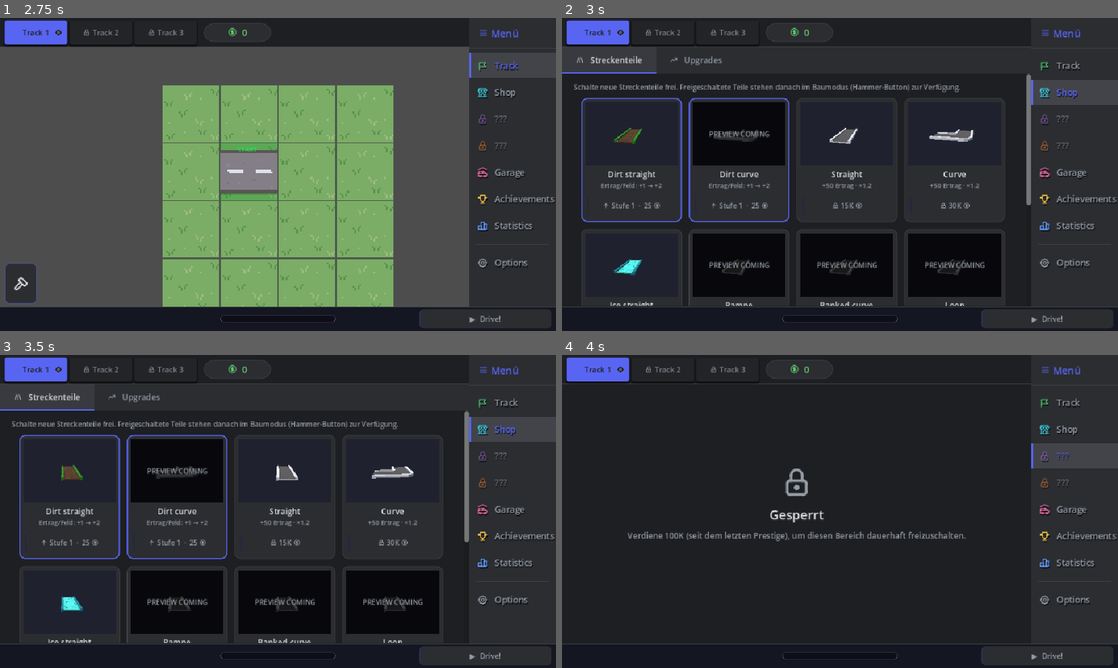
Above: before the commit, frames 1-4 (two rows, left to right).
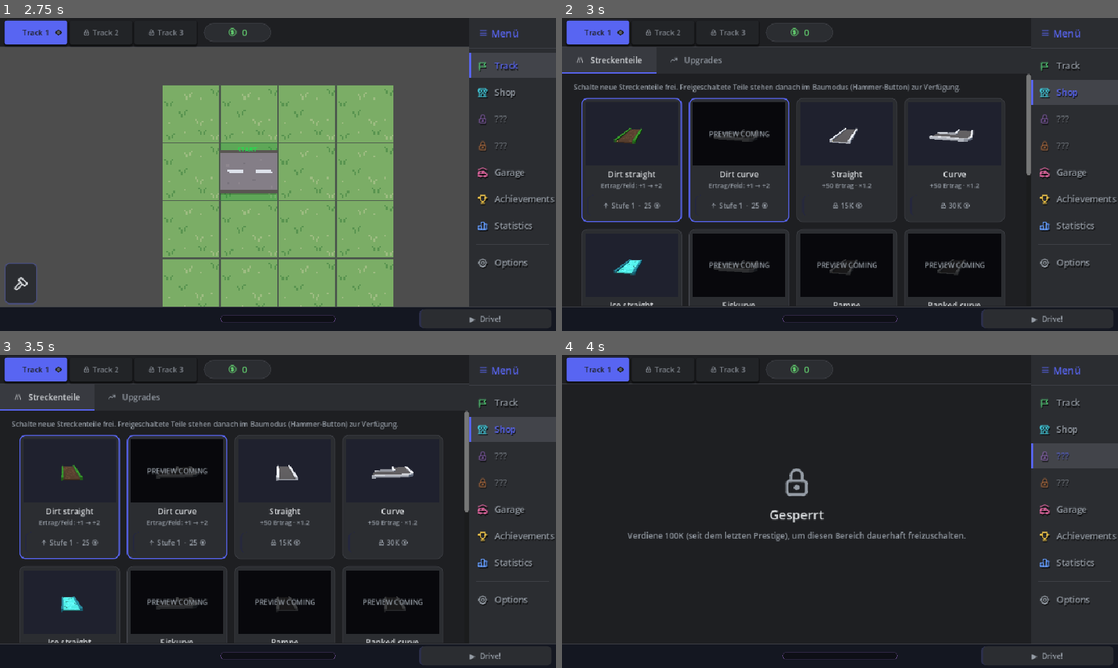
Above: after the commit, the same moments.

Repository: CivoAA/race-game
Game: Godot game, scene res://scenes/MainMenu.tscn
Same seed, same stepped clock (60 frames per second), same inputs: the game is played once before the commit and once after it.
Inputs:
- Up to frame 1 (2.75 s): click "PLAY" at 0.5 s; click "Track 1" at 1.25 s; click "" at 2 s
- Up to frame 2 (3 s): click "" at 2.75 s
- Up to frame 3 (3.5 s): no input
- Up to frame 4 (4 s): click "" at 3.5 s

Frame 1 is identical in both runs. In frame 2, 0.4% of the frame differs, in the area x 27-85%, y 49-92%; in frame 3, 0.4%; in frame 4, nothing differs.

Commit message:
ice_curve

Diff:
--- a/scripts/Economy.gd
+++ b/scripts/Economy.gd
@@ -470,6 +470,7 @@
 	"def_straight": 15000,
 	"def_curve":    30000,
 	"ice":          500000,
+	"ice_curve":    525000,    # Eiskurve: 5 % teurer als die Eisgerade (auch beim Freischalten)
 	"ramp":         25000000,
 	"wall":         500000000,
 	"loop":         15000000000,
--- a/scripts/GlobalModal.gd
+++ b/scripts/GlobalModal.gd
@@ -614,6 +614,7 @@
 		{"name": "Gerade",       "key": "def_straight","model": Paths.MODEL_TRACK_STRAIGHT_DEFAULT, "desc": "+50 Ertrag · ×1.2", "upgrade": "straightbonus", "field_earn_base": 50},
 		{"name": "Kurve",        "key": "def_curve",   "model": Paths.MODEL_TRACK_CURVE_DEFAULT,    "desc": "+50 Ertrag · ×1.2", "upgrade": "curvebonus", "field_earn_base": 50},
 		{"name": "Eisgerade",    "key": "ice",         "model": Paths.MODEL_TRACK_STRAIGHT_ICE,     "desc": "Speed-Boost · kein Geld", "upgrade": "icebonus", "field_earn_base": 0},
+		{"name": "Eiskurve",     "key": "ice_curve",   "model": Paths.MODEL_TRACK_CURVE_DEFAULT,    "film": true, "desc": "Speed-Boost · kein Geld", "upgrade": "icebonus", "field_earn_base": 0},
 		{"name": "Rampe",        "key": "ramp",        "model": "",                                 "desc": "Sprung ×2 · Kreuzung", "upgrade": "rampbonus", "field_earn_base": int(Economy.RAMP_BASE_EARN)},
 		{"name": "Steilwandkurve","key": "wall",       "model": "",                                 "desc": "180°-Wall-Ride · Geld + Speed", "upgrade": "wallbonus", "field_earn_base": 0},
 		{"name": "Looping",      "key": "loop",        "model": "",                                 "desc": "×2 · verdoppelt andere ×", "upgrade": "loopbonus", "field_earn_base": 0},
--- a/scripts/Main.gd
+++ b/scripts/Main.gd
@@ -50,7 +50,7 @@
 	{"tier": "default", "type": "straight", "name": "Gerade",       "key": "def_straight","unlock": 15000,  "base_price": 3000,   "growth": 4.0, "upgrade": "straightbonus"},
 	{"tier": "default", "type": "curve",    "name": "Kurve",        "key": "def_curve",   "unlock": 30000,  "base_price": 3000,   "growth": 2.33, "upgrade": "curvebonus"},
 	{"tier": "ice",     "type": "ice",      "name": "Eisgerade",    "key": "ice",         "unlock": 500000, "base_price": 100000,  "growth": 3.5, "upgrade": "icebonus"},
-	{"tier": "ice",     "type": "ice_curve","name": "Eiskurve",     "key": "ice",         "unlock": 500000, "base_price": 105000,  "growth": 3.5, "upgrade": "icebonus"},
+	{"tier": "ice",     "type": "ice_curve","name": "Eiskurve",     "key": "ice_curve",   "unlock": 525000, "base_price": 105000,  "growth": 3.5, "upgrade": "icebonus"},
 	{"tier": "ramp",    "type": "ramp",     "name": "Rampe",        "key": "ramp",        "unlock": 25000000, "base_price": 5000000, "growth": 5.0},
 	{"tier": "wall",    "type": "wall",     "name": "Steilwandkurve","key": "wall",       "unlock": 500000000, "base_price": 100000000, "growth": 5.0, "upgrade": "wallbonus"},
 	{"tier": "loop",    "type": "loop",     "name": "Looping",       "key": "loop",       "unlock": 15000000000, "base_price": 3000000000, "growth": 5.0, "upgrade": "loopbonus"},
@@ -1404,18 +1404,6 @@
 		dlbl.add_theme_constant_override("outline_size", 2)
 		dlbl.add_theme_color_override("font_outline_color", Color(0, 0, 0, 0.8))
 		node.add_child(dlbl)
-	elif data.get("type", "") in ["ice", "ice_curve"]:
-		# Eis (Gerade/Kurve): ❄-Marke (gibt kein Geld, macht schneller). Eis-Tönung steckt im Artwork.
-		var rot_rad = deg_to_rad(data.get("rotation", 0))
-		var ilbl = Label.new()
-		ilbl.text = Icons.SNOWFLAKE
-		ilbl.position = Vector2(-TILE_SIZE / 2 + 2, -TILE_SIZE / 2 + 2).rotated(-rot_rad)
-		ilbl.rotation_degrees = -data.get("rotation", 0)
-		ilbl.add_theme_color_override("font_color", Color(0.85, 0.96, 1.0))
-		ilbl.add_theme_font_size_override("font_size", 14)
-		ilbl.add_theme_constant_override("outline_size", 3)
-		ilbl.add_theme_color_override("font_outline_color", Color(0, 0.18, 0.30, 0.85))
-		node.add_child(ilbl)
 	elif data.get("variant_label", "") != "":
 		var rot_rad = deg_to_rad(data.get("rotation", 0))
 		var vlbl = Label.new()
